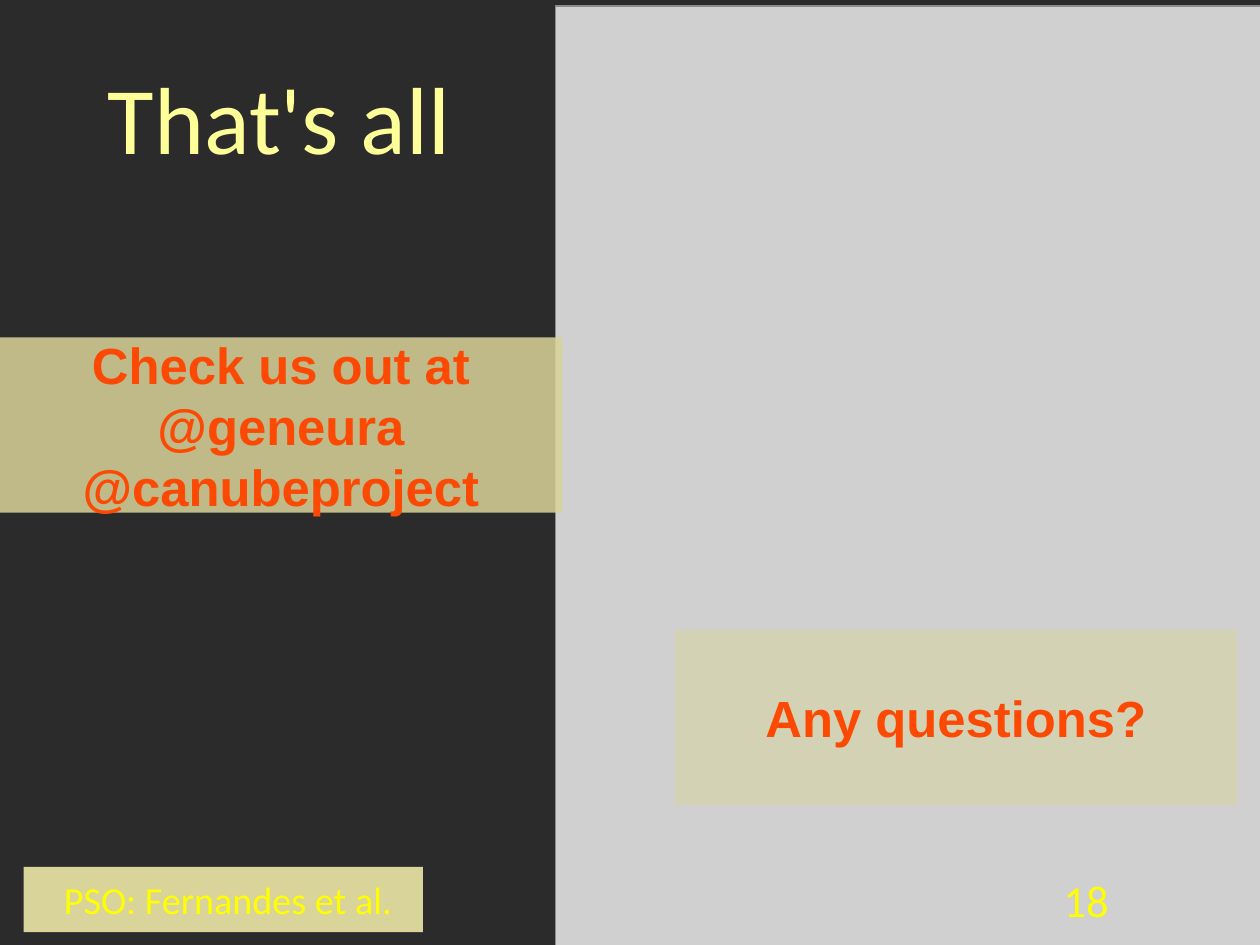
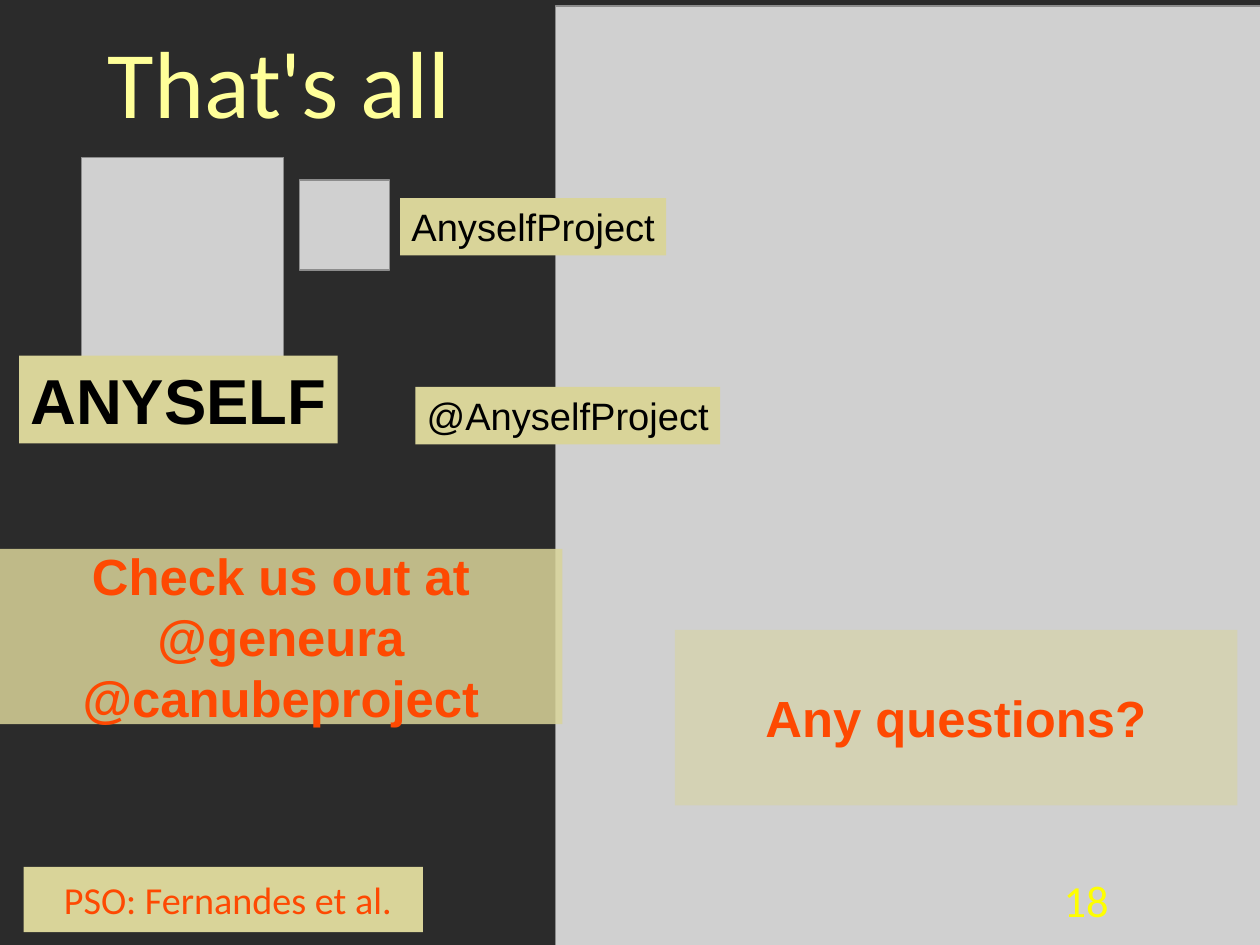
Before and after one commit to geneura/papers, a slide deck: slide 18 of 2013/CEC/PSO/pso-cec2013.odp. Drawn at 1260x945 pixels with LibreOffice and Linux fonts; fonts in the diff are those of the drawing; grey boxes stand for pictures; background and template pictures are left out; a plain dark background stands for a picture behind light text. Boxes give left, top, right and bottom in pixels: in the first picture for what was removed or moved away, otherwise in the second. Text is boxed around its words. In the diff, an @@ line names an element or a change of style, - is before the commit and + after.

```diff
--- a/2013/CEC/PSO/pso-cec2013.odp
+++ b/2013/CEC/PSO/pso-cec2013.odp
@@ title "That's all": place and size @@
-title "That's all" at <box>108,88,450,155</box>
+title "That's all" at <box>108,52,450,119</box>
@@ picture added at <box>81,158,284,362</box> @@
@@ picture added at <box>300,180,390,270</box> @@
@@ rectangle added at <box>400,198,667,255</box>, fill #D9D499, 24 pt, text #000000 @@
+AnyselfProject
@@ rectangle added at <box>19,356,338,444</box>, fill #D9D499, 40 pt, text #000000, bold @@
+ANYSELF
@@ rectangle added at <box>415,388,720,445</box>, fill #D9D499, 24 pt, text #000000 @@
+@AnyselfProject
@@ rectangle "Check us out at @geneura": place and size @@
-rectangle "Check us out at @geneura" at <box>0,337,563,512</box>
+rectangle "Check us out at @geneura" at <box>0,549,563,724</box>
@@ rectangle "PSO: Fernandes et al." at <box>24,867,423,932</box>: text colour #FFFF00 to #FE4902 @@
```
Also in this commit, not shown: 17 other slides changed, 1 other file.
